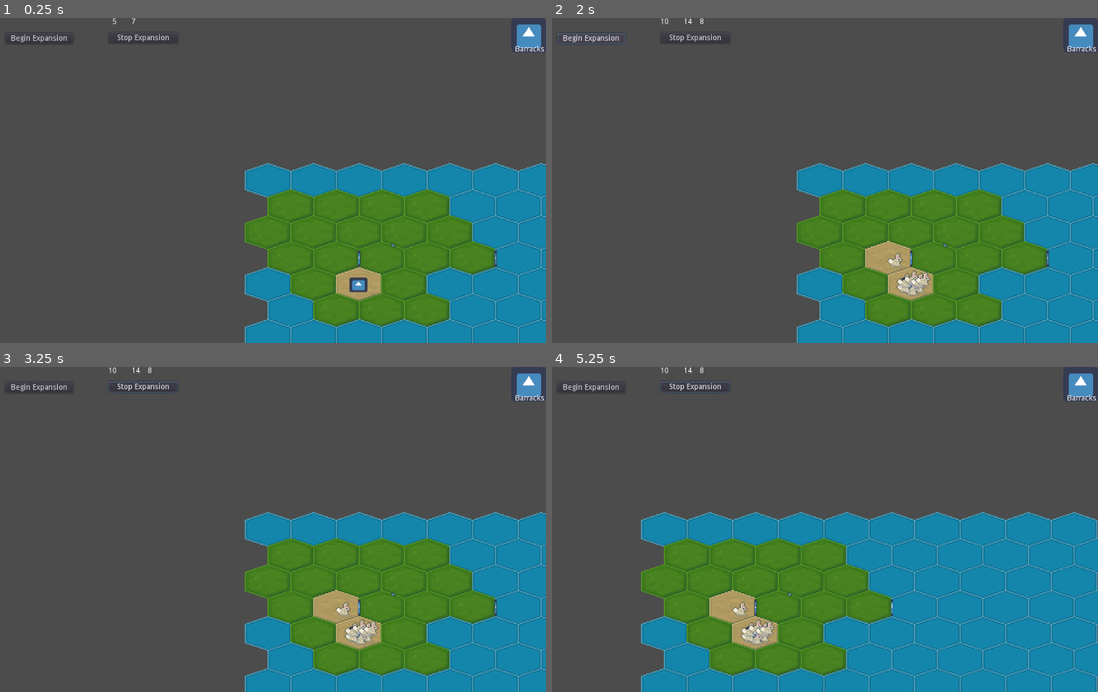
Above: before the commit, frames 1-4 (two rows, left to right).
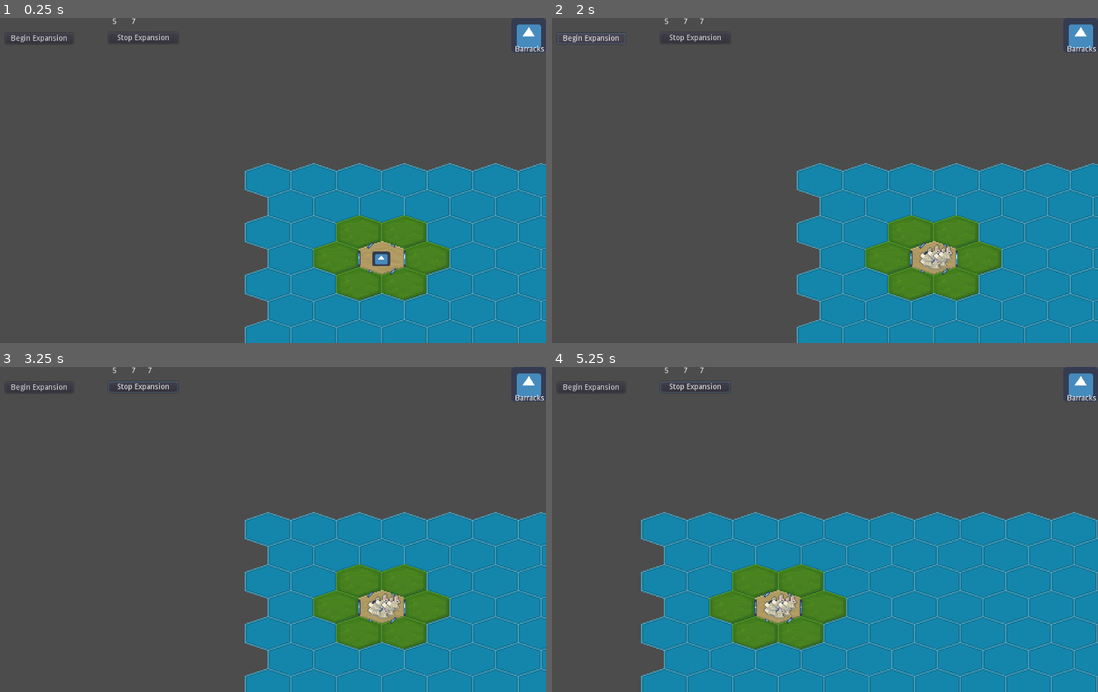
Above: after the commit, the same moments.

Repository: Cartogy/godot-wild-jam-36
Game: Godot game, scene res://src/Main/Main.tscn
The game is run twice, just before and just after one commit, with the same random seed, the same clock (stepped at 60 frames per second) and the same inputs. The engine's default icon, where the game draws it, is replaced by a stand-in: a white triangle on a blue panel in a dark square.
Inputs (mouse positions are in pixels of both pictures, inside the frame that each line leads up to):
- Up to frame 1 (0.25 s): no input
- Up to frame 2 (2 s): click "Begin Expansion" at 0.5 s; click "Begin Expansion" at 1.25 s
- Up to frame 3 (3.25 s): click "Stop Expansion" at 2 s; tap Enter at 2.75 s; drag from (529, 383) to (322, 458) at 2.77 s
- Up to frame 4 (5.25 s): tap Space at 3.5 s; drag from (710, 545) to (792, 594) at 3.52 s; tap Enter at 4.25 s; move the mouse to (874, 458) at 4.27 s; hold Right (ui_right) 4.28-5 s; hold Shift (shift) 4.28-5 s; drag from (792, 594) to (655, 480) at 5.02 s

The runs differ from the first frame. In frame 1, 10% of the frame differs, in the area x 44-91%, y 52-96%; in frame 2, 11%; in frame 3, 11%; in frame 4, 11%, in the area x 16-63%, y 0-96%.
Error in both runs: Invalid get index '(-5, 1)' (on base: 'Dictionary'). (res://src/BCommander/bcommander.gd:73)

Commit message:
Den structures don't expand beyond barriers

Diff:
--- /dev/null
+++ b/src/Level/CustomLevels/closed_edges.tres
@@ -0,0 +1,123 @@
+[gd_resource type="Resource" load_steps=2 format=2]
+
+[ext_resource path="res://src/MapMaker/LevelData/level_data.gd" type="Script" id=1]
+
+[resource]
+script = ExtResource( 1 )
+level_data = {
+Vector2( 3, 3 ): {
+"cell_position": Vector2( 162.873, 172 ),
+"hex_coord": Vector2( 3, 3 ),
+"scene_path": "res://src/Grid/Cell/CellScenes/AvailableCell.tscn",
+"spec_resource_path": "",
+"structure_path": "",
+"tile_display": "res://src/MapMaker/TileDisplay/Cells/AvailableDisplay.tscn"
+},
+Vector2( 4, 2 ): {
+"cell_position": Vector2( 183.831, 148 ),
+"hex_coord": Vector2( 4, 2 ),
+"scene_path": "res://src/Grid/Cell/CellScenes/AvailableCell.tscn",
+"spec_resource_path": "",
+"structure_path": "",
+"tile_display": "res://src/MapMaker/TileDisplay/Cells/AvailableDisplay.tscn"
+},
+Vector2( 4, 4 ): {
+"cell_position": Vector2( 183.831, 196 ),
+"hex_coord": Vector2( 4, 4 ),
+"scene_path": "res://src/Grid/Cell/CellScenes/AvailableCell.tscn",
+"spec_resource_path": "",
+"structure_path": "",
+"tile_display": "res://src/MapMaker/TileDisplay/Cells/AvailableDisplay.tscn"
+},
+Vector2( 5, 3 ): {
+"cell_position": Vector2( 204.789, 172 ),
+"hex_coord": Vector2( 5, 3 ),
+"scene_path": "res://src/Grid/Cell/CellScenes/BNet.tscn",
+"spec_resource_path": "",
+"structure_path": "res://src/Structures/BNetStructure/Den/Den.tscn",
+"tile_display": "res://src/MapMaker/TileDisplay/Cells/BNetDisplay.tscn"
+},
+Vector2( 6, 2 ): {
+"cell_position": Vector2( 225.747, 148 ),
+"hex_coord": Vector2( 6, 2 ),
+"scene_path": "res://src/Grid/Cell/CellScenes/AvailableCell.tscn",
+"spec_resource_path": "",
+"structure_path": "",
+"tile_display": "res://src/MapMaker/TileDisplay/Cells/AvailableDisplay.tscn"
+},
+Vector2( 6, 4 ): {
+"cell_position": Vector2( 225.747, 196 ),
+"hex_coord": Vector2( 6, 4 ),
+"scene_path": "res://src/Grid/Cell/CellScenes/AvailableCell.tscn",
+"spec_resource_path": "",
+"structure_path": "",
+"tile_display": "res://src/MapMaker/TileDisplay/Cells/AvailableDisplay.tscn"
+},
+Vector2( 7, 3 ): {
+"cell_position": Vector2( 246.705, 172 ),
+"hex_coord": Vector2( 7, 3 ),
+"scene_path": "res://src/Grid/Cell/CellScenes/AvailableCell.tscn",
+"spec_resource_path": "",
+"structure_path": "",
+"tile_display": "res://src/MapMaker/TileDisplay/Cells/AvailableDisplay.tscn"
+}
+}
+edge_data = {
+Vector2( 3, 3 ): {
+Vector2( 2, 0 ): {
+"direction": Vector2( 2, 0 ),
+"edge_position": Vector2( 183.831, 172 ),
+"edge_scene": "res://src/Grid/Edge/Middle.tscn",
+"from": Vector2( 3, 3 ),
+"tile_display": "res://src/MapMaker/EdgeDisplay/Middle.tscn",
+"to": Vector2( 5, 3 )
+}
+},
+Vector2( 4, 4 ): {
+Vector2( 1, -1 ): {
+"direction": Vector2( 1, -1 ),
+"edge_position": Vector2( 194.31, 184 ),
+"edge_scene": "res://src/Grid/Edge/TopRight.tscn",
+"from": Vector2( 4, 4 ),
+"tile_display": "res://src/MapMaker/EdgeDisplay/TopRight.tscn",
+"to": Vector2( 5, 3 )
+}
+},
+Vector2( 5, 3 ): {
+Vector2( -1, -1 ): {
+"direction": Vector2( -1, -1 ),
+"edge_position": Vector2( 194.31, 160 ),
+"edge_scene": "res://src/Grid/Edge/TopLeft.tscn",
+"from": Vector2( 5, 3 ),
+"tile_display": "res://src/MapMaker/EdgeDisplay/TopLeft.tscn",
+"to": Vector2( 4, 2 )
+},
+Vector2( 1, -1 ): {
+"direction": Vector2( 1, -1 ),
+"edge_position": Vector2( 215.268, 160 ),
+"edge_scene": "res://src/Grid/Edge/TopRight.tscn",
+"from": Vector2( 5, 3 ),
+"tile_display": "res://src/MapMaker/EdgeDisplay/TopRight.tscn",
+"to": Vector2( 6, 2 )
+},
+Vector2( 2, 0 ): {
+"direction": Vector2( 2, 0 ),
+"edge_position": Vector2( 225.747, 172 ),
+"edge_scene": "res://src/Grid/Edge/Middle.tscn",
+"from": Vector2( 5, 3 ),
+"tile_display": "res://src/MapMaker/EdgeDisplay/Middle.tscn",
+"to": Vector2( 7, 3 )
+}
+},
+Vector2( 6, 4 ): {
+Vector2( -1, -1 ): {
+"direction": Vector2( -1, -1 ),
+"edge_position": Vector2( 215.268, 184 ),
+"edge_scene": "res://src/Grid/Edge/TopLeft.tscn",
+"from": Vector2( 6, 4 ),
+"tile_display": "res://src/MapMaker/EdgeDisplay/TopLeft.tscn",
+"to": Vector2( 5, 3 )
+}
+}
+}
+grid_origin = Vector2( 100, -100 )
--- a/src/Main/Main.tscn
+++ b/src/Main/Main.tscn
@@ -105,7 +105,7 @@
 grid_hex_path = NodePath("../BaseLevel/Grid")
 
 [node name="BaseLevel" parent="." instance=ExtResource( 1 )]
-level_data = "res://src/Level/CustomLevels/edge_map_test.tres"
+level_data = "res://src/Level/CustomLevels/closed_edges.tres"
 
 [connection signal="pressed" from="CanvasLayer/Stop" to="BaseLevel" method="_on_Stop_pressed"]
 [connection signal="pressed" from="CanvasLayer/Begin" to="BaseLevel" method="_on_Button_pressed"]
--- a/src/Structures/BNetStructure/Den/den_structure.gd
+++ b/src/Structures/BNetStructure/Den/den_structure.gd
@@ -42,7 +42,7 @@
 
 func cell_consumed(from: Cell, cell_consumed: Cell):
 	bnet.consumed_cells[cell_consumed.hex_coords] = cell_consumed
-	var next_cell = from.breadth_search_neighbours()
+	var next_cell = self.breadth_search_neighbours(from)
 
 
 	if next_cell != null:
@@ -75,3 +75,63 @@
 
 func state_to_producing():
 	emit_signal("no_longer_inept")
+
+
+#############
+## Path finding for next cell
+#############
+
+func has_edge(from: Cell, to: Cell):
+	var direction = to.hex_coords - from.hex_coords
+	return from.has_edge(direction)
+
+func breadth_search_neighbours(from: Cell):
+	# Store neighbours to search
+	var ns_queue = []
+	var visited: Dictionary
+
+	# Start of algorithm
+	ns_queue.append(from)
+
+	# Invariant
+	while ns_queue.empty() == false:
+		# Look at first cell
+		var c = ns_queue.pop_front()
+		# No need to look at it again
+		visited[c] = true
+
+		# Get cell's neighbours
+		var cell_neighbours: Array = c.neighbours
+
+		var neighbour_size = cell_neighbours.size()
+		# Array to remove neighbours when searching for a random neighbour
+		var choosing_array = []
+		# Fill array
+		for n in cell_neighbours:
+			choosing_array.append(n)
+
+		# Allow random neighbour selection
+		randomize()
+		var amount_left = neighbour_size
+		# Go over the neighbours in a random manner
+		while amount_left > 0:
+			var random_index = randi() % amount_left
+			var cell_rand = choosing_array[random_index]
+
+			if has_edge(c, cell_rand) == false:
+			# Found neighbour to acquire next
+				if cell_rand.state_machine.current_state.name == "Available":
+					return cell_rand
+				elif cell_rand.state_machine.current_state.name == "BNet" and cell_rand.bunnies.reached_max_capacity() == false:
+					return cell_rand
+				else:
+					# Investigate later, if not already visited
+					if visited.has(cell_rand) == false and cell_rand.state_machine.current_state.name != "Water":
+						ns_queue.append(cell_rand)
+				# remove random cell. No need to look at it again.
+				# Avoids getting the same cell twice.
+				choosing_array.erase(cell_rand)
+
+			amount_left -= 1
+
+	return null
